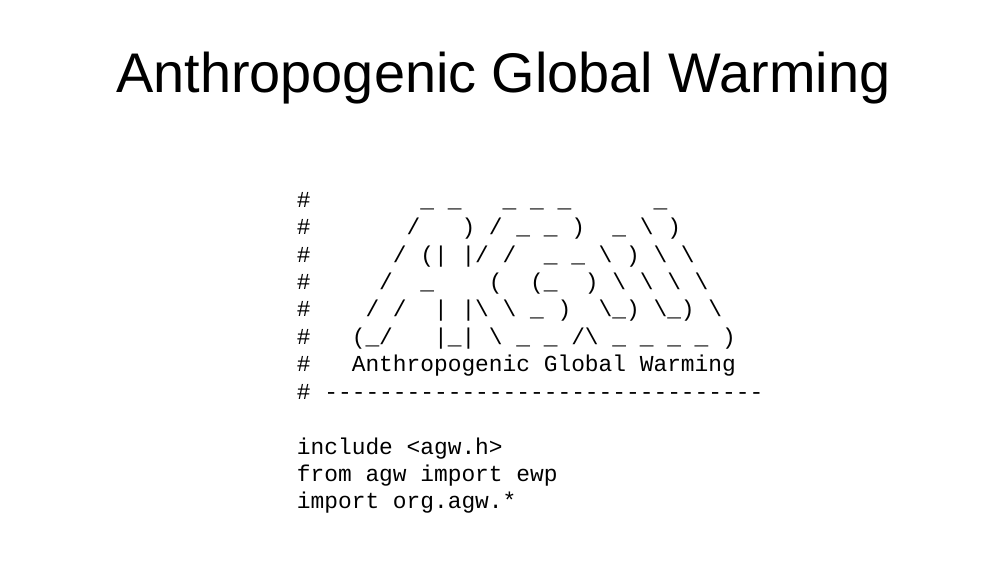
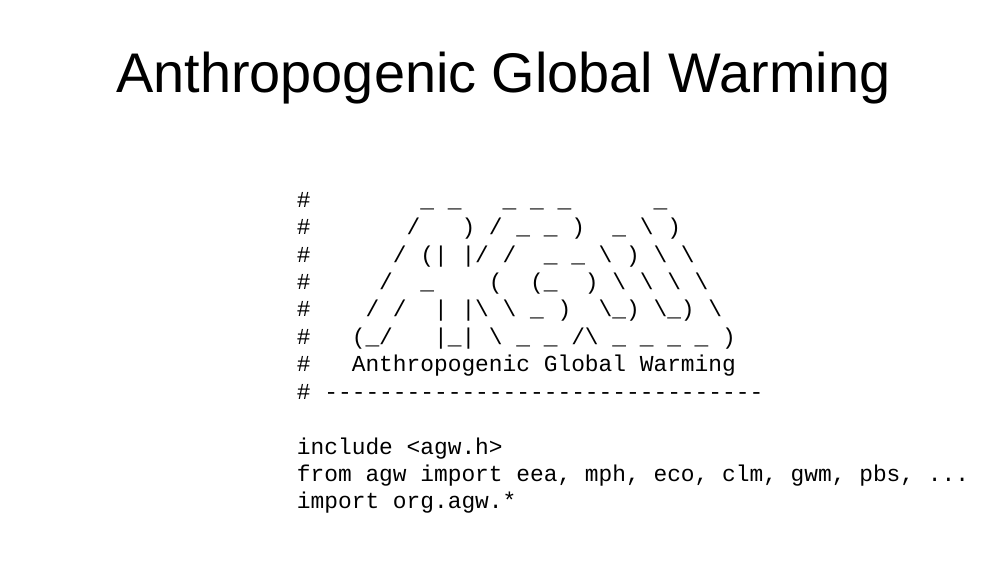
Before and after one commit to YorkEarwaker/Climate-Model, a slide deck: slide 2 of ppm/anthropogenic-global-warming-context.odp. Drawn at 1008x567 pixels with LibreOffice and Linux fonts; fonts in the diff are those of the drawing. Boxes give left, top, right and bottom in pixels: in the first picture for what was removed or moved away, otherwise in the second. Text is boxed around its words. In the diff, an @@ line names an element or a change of style, - is before the commit and + after.

```diff
--- a/ppm/anthropogenic-global-warming-context.odp
+++ b/ppm/anthropogenic-global-warming-context.odp
@@ text at <box>297,465,914,486</box>: text changed @@
-from agw import ewp
+from agw import eea, mph, eco, clm, gwm, pbs, ...
```
Also in this commit, not shown: 2 other slides changed.
